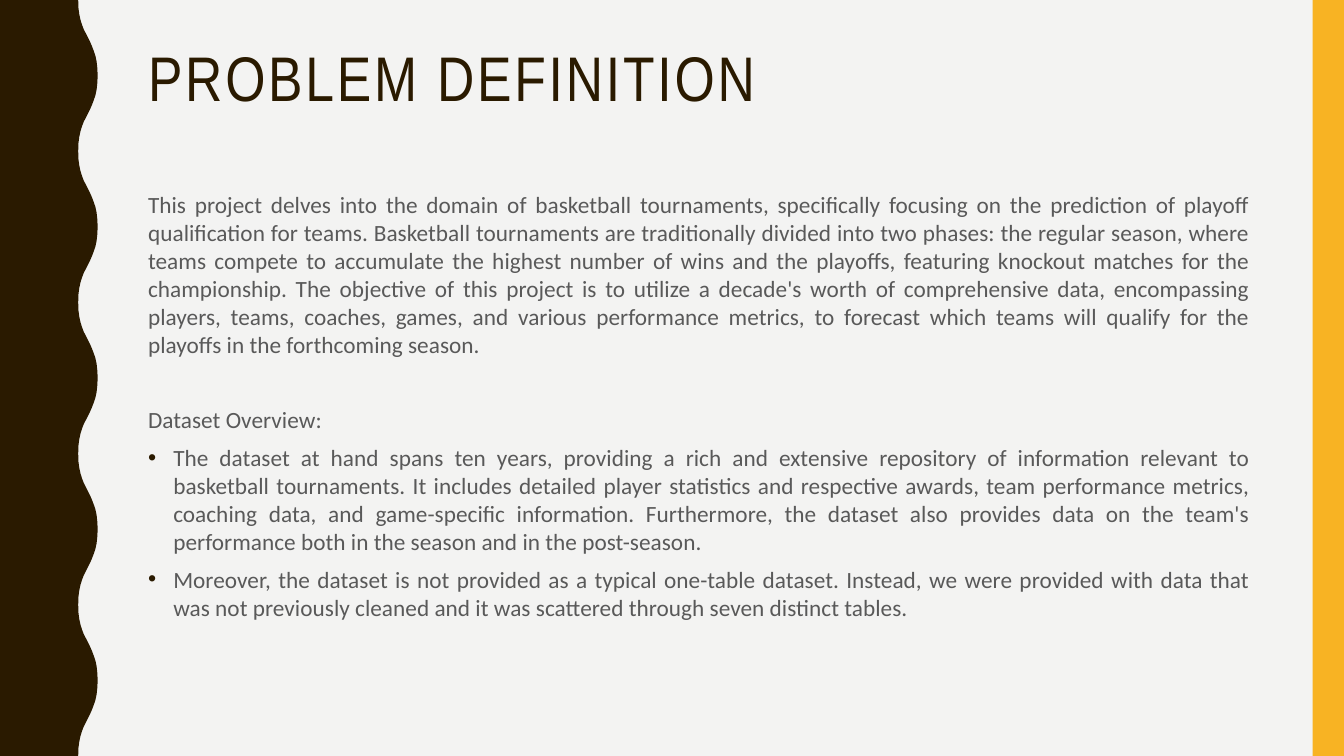
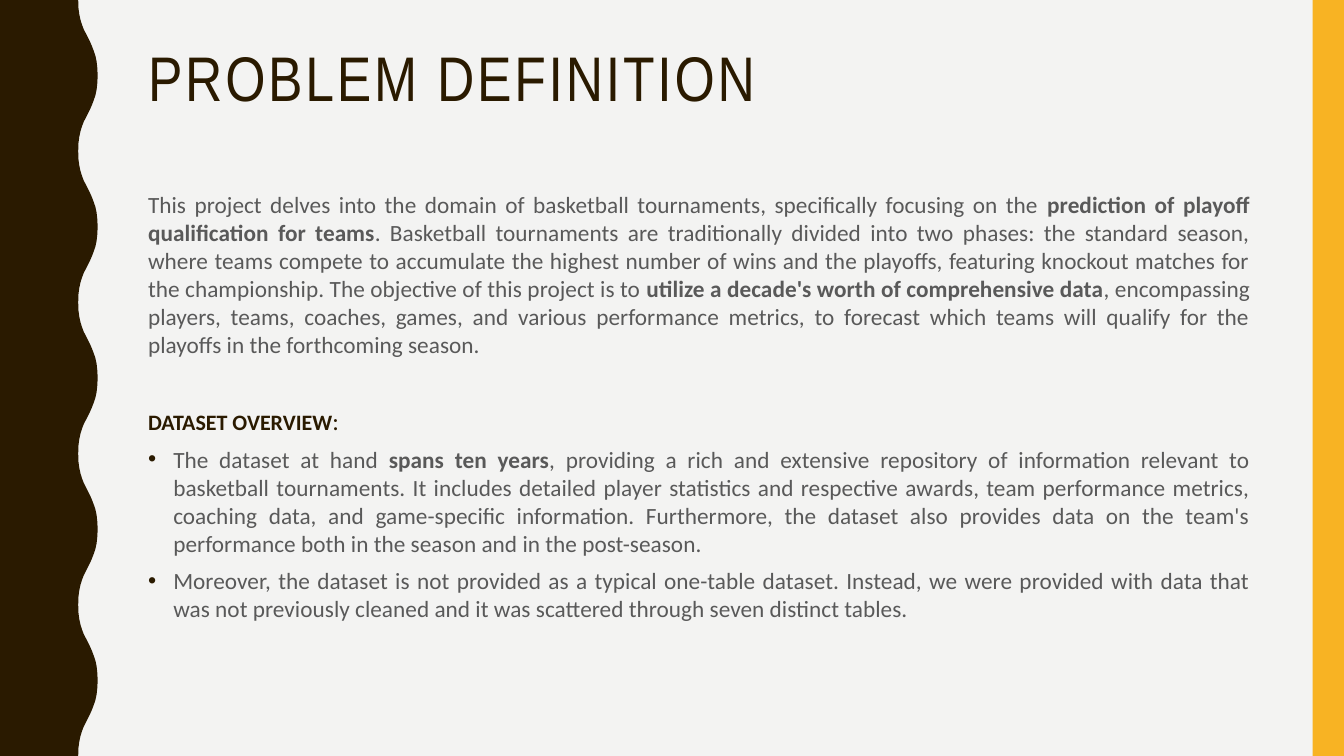
Before and after one commit to afs202005277/AC, a slide deck: slide 5 of ppt projeto.pptx. Drawn at 1344x756 pixels with LibreOffice and Linux fonts; fonts in the diff are those of the drawing. Boxes give left, top, right and bottom in pixels: in the first picture for what was removed or moved away, otherwise in the second. Text is boxed around its words. In the diff, an @@ line names an element or a change of style, - is before the commit and + after.

```diff
--- a/ppt projeto.pptx
+++ b/ppt projeto.pptx
@@ text at [148,196,1250,430]: text changed @@
-This project delves into the domain of basketball tournaments, specifically focusing on the prediction of playoff qualification for teams. Basketball tournaments are traditionally divided into two phases: the regular season, where teams compete to accumulate the highest number of wins and the playoffs, featuring knockout matches for the championship. The objective of this project is to utilize a decade's worth of comprehensive data, encompassing players, teams, coaches, games, and various performance metrics, to forecast which teams will qualify for the playoffs in the forthcoming season.
-Dataset Overview:
+This project delves into the domain of basketball tournaments, specifically focusing on the prediction of playoff qualification for teams. Basketball tournaments are traditionally divided into two phases: the standard season, where teams compete to accumulate the highest number of wins and the playoffs, featuring knockout matches for the championship. The objective of this project is to utilize a decade's worth of comprehensive data, encompassing players, teams, coaches, games, and various performance metrics, to forecast which teams will qualify for the playoffs in the forthcoming season.
+DATASET OVERVIEW:
@@ text at [173,452,1249,556]: bold on in "spans ten years," @@
```
Also in this commit, not shown: 17 other slides changed, 1 slide added, 1 slide removed.
